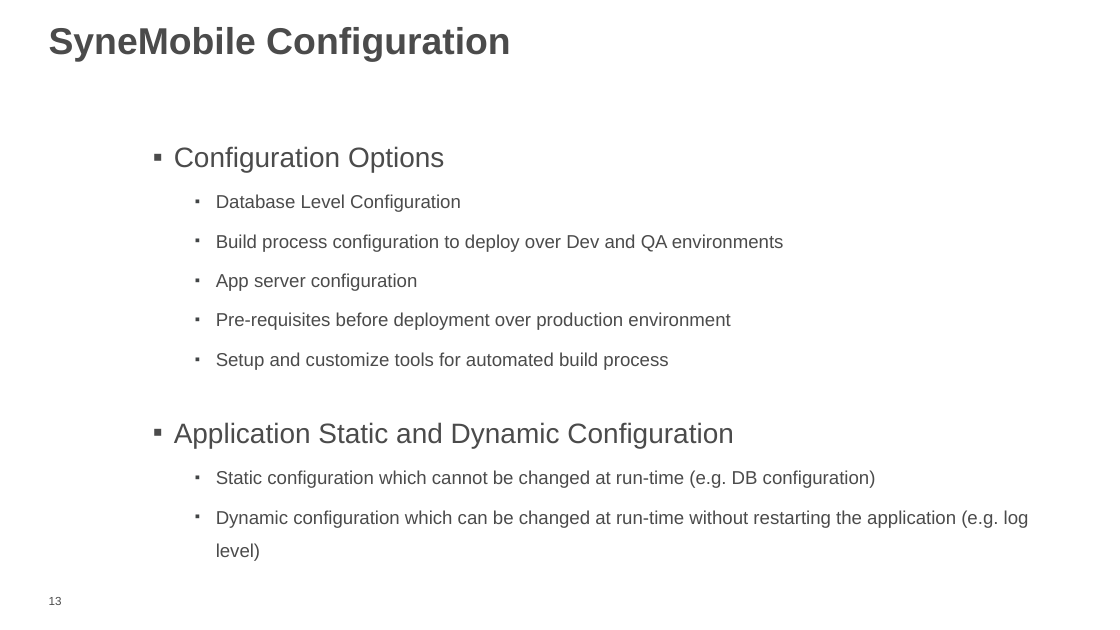
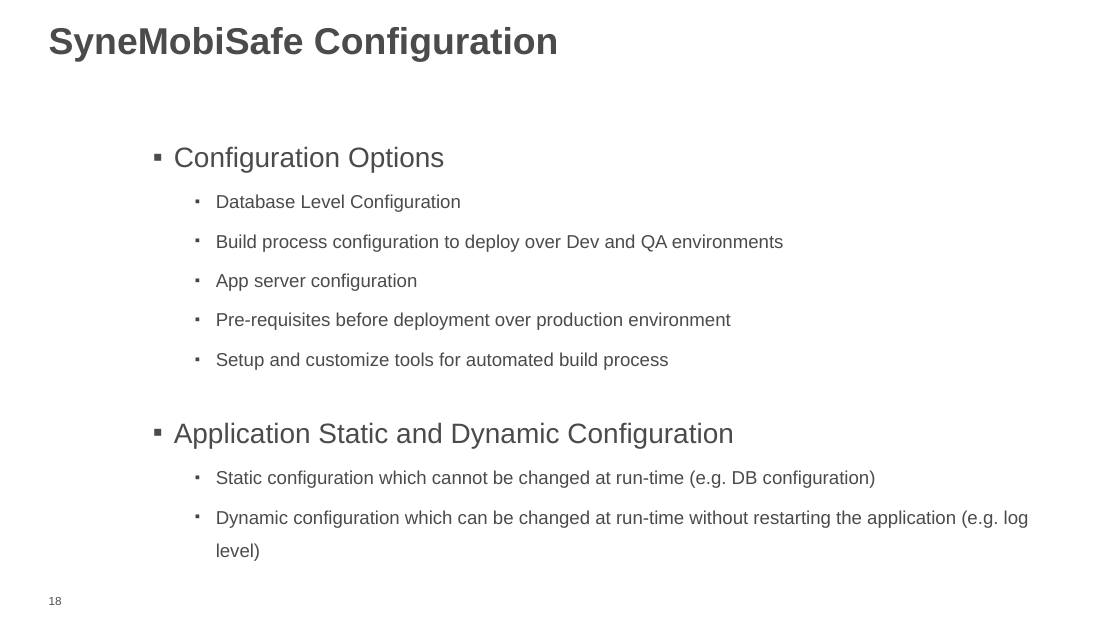
Before and after one commit to vishal1785/TestDemo, a slide deck: slide 18 of 1lb/from Asma/training/OnShore_Training_Vishal_Bhardwaj.pptx (slide 13 before the commit). Drawn at 1120x630 pixels with LibreOffice and Linux fonts; fonts in the diff are those of the drawing; background and template pictures are left out. Boxes give left, top, right and bottom in pixels: in the first picture for what was removed or moved away, otherwise in the second. Text is boxed around its words. In the diff, an @@ line names an element or a change of style, - is before the commit and + after.

```diff
--- a/1lb/from Asma/training/OnShore_Training_Vishal_Bhardwaj.pptx
+++ b/1lb/from Asma/training/OnShore_Training_Vishal_Bhardwaj.pptx
@@ text at bbox=[49, 27, 559, 62]: text changed @@
-SyneMobile Configuration
+SyneMobiSafe Configuration
```
Also in this commit, not shown: 12 other slides changed, 1 slide added, 3 slides removed, 30 other files.
